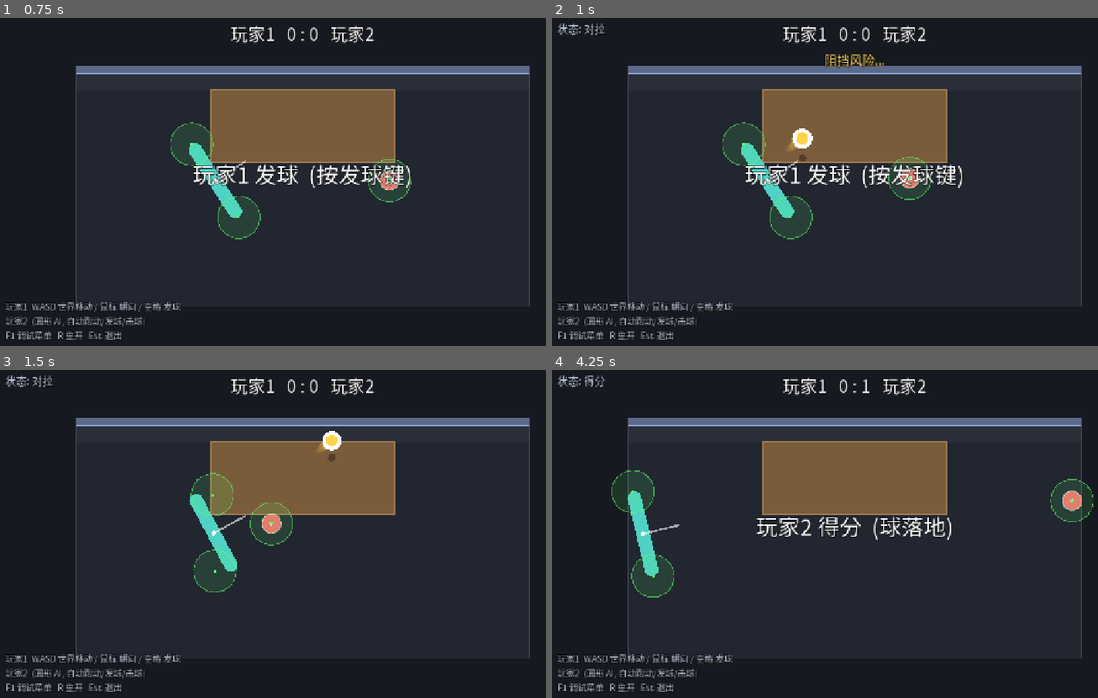
Above: before the commit, frames 1-4 (two rows, left to right).
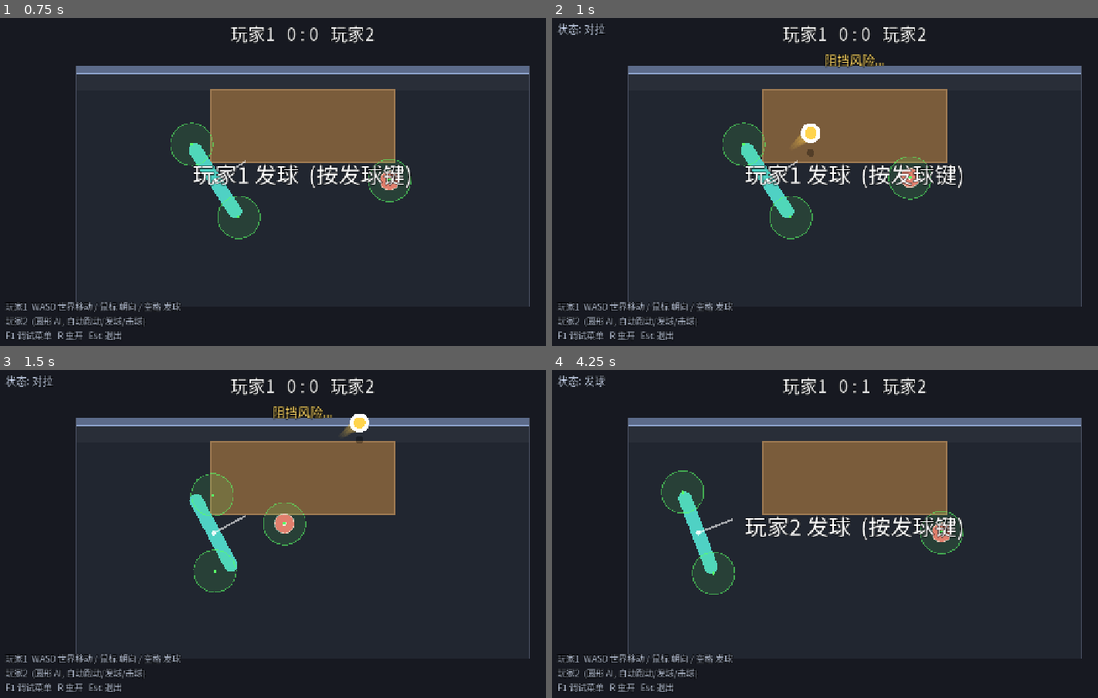
Above: after the commit, the same moments.

Repository: shuperidou/BMA-Arena
Game: Godot game, scene res://scenes/Main.tscn
Same seed, same stepped clock (60 frames per second), same inputs: the game is played once before the commit and once after it.
Inputs (mouse positions are in pixels of both pictures, inside the frame that each line leads up to):
- Up to frame 1 (0.75 s): tap Enter at 0.5 s; move the mouse to (436, 168) at 0.52 s; hold D from 0.53 s (still down); tap 2 at 0.6 s; click (436, 168) at 0.67 s
- Up to frame 2 (1 s): keep holding D; tap Space at 0.77 s
- Up to frame 3 (1.5 s): release D at 1.25 s; drag from (180, 556) to (273, 606) at 1.27 s
- Up to frame 4 (4.25 s): move the mouse to (917, 461) at 2.02 s; hold D 2.03-2.75 s; tap 4 at 2.1 s; drag from (825, 606) to (666, 484) at 2.77 s; move the mouse to (1037, 589) at 3.52 s; hold A from 3.53 s (still down); tap 6 at 3.6 s; tap Space at 3.77 s

Frame 1 is identical in both runs. In frame 2, 0.4% of the frame differs, in the area x 43-70%, y 32-56%; in frame 3, 1.5%; in frame 4, 6.8%, in the area x 5-100%, y 1-70%.

Commit message:
docs: note spatial hints are F1-only by design (item 6)

Diff:
--- a/scripts/autoload/game_config.gd
+++ b/scripts/autoload/game_config.gd
@@ -58,7 +58,7 @@
 # ============================================================
 #  C. 击球初速度 (v0 = 击出瞬间的速度) 与可击高度
 # ============================================================
-var hit_speed_v0: float = 420.0        ## 水平初速度 (发球用) [TUNED]
+var hit_speed_v0: float = 520.0        ## 水平初速度 (发球用) [TUNED]
 var hit_vz_v0: float = 450.0           ## 垂直初速度 (击球/发球弧线) [TUNED]
 var hit_vz_min: float = 450.0          ## 允许的垂直初速度下限 (AI/变化用)
 var hit_vz_max: float = 550.0          ## 允许的垂直初速度上限
@@ -103,9 +103,9 @@
 #  F. 击球系统 (见 scripts/match/hit_system.gd)
 # ============================================================
 ## 力度：由"击球区在世界空间中的实际速度"决定，经过曲线映射到球速区间。
-var hit_speed_min: float = 400.0        ## 轻击球速
-var hit_speed_max: float = 1000.0       ## 强击球速
-var hit_speed_curve: float = 1.2        ## 力度响应曲线指数 (>1 需要更快才到强)
+var hit_speed_min: float = 600.0        ## 轻击球速
+var hit_speed_max: float = 2000.0       ## 强击球速
+var hit_speed_curve: float = 1.4        ## 力度响应曲线指数 (>1 需要更快才到强)
 var hit_zone_speed_ref: float = 1500.0  ## 击球区速度归一化基准 (世界单位/秒)
 
 ## 方向：基础方向=面向桌中心；叠加"击球区位置 + 挥动方向"的偏置。
@@ -137,7 +137,7 @@
 ## AI 打出球后, 为了避开"阻挡嫌疑"而绕开对手接球走廊的偏移距离
 var ai_avoid_distance: float = 160.0
 ## AI 失误概率 (0~1)。每次击球/发球按此概率触发一次"失误表现" (0=永不失误)。
-var ai_error_chance: float = 0.0
+var ai_error_chance: float = 0.08
 var ai_error_aim_deg: float = 40.0     ## 失误表现-瞄偏: 最大偏角(度)
 var ai_error_power_min: float = 0.4    ## 失误表现-太轻: 力度缩放
 var ai_error_power_max: float = 1.5    ## 失误表现-太重: 力度缩放
Not shown, changed: README.md
